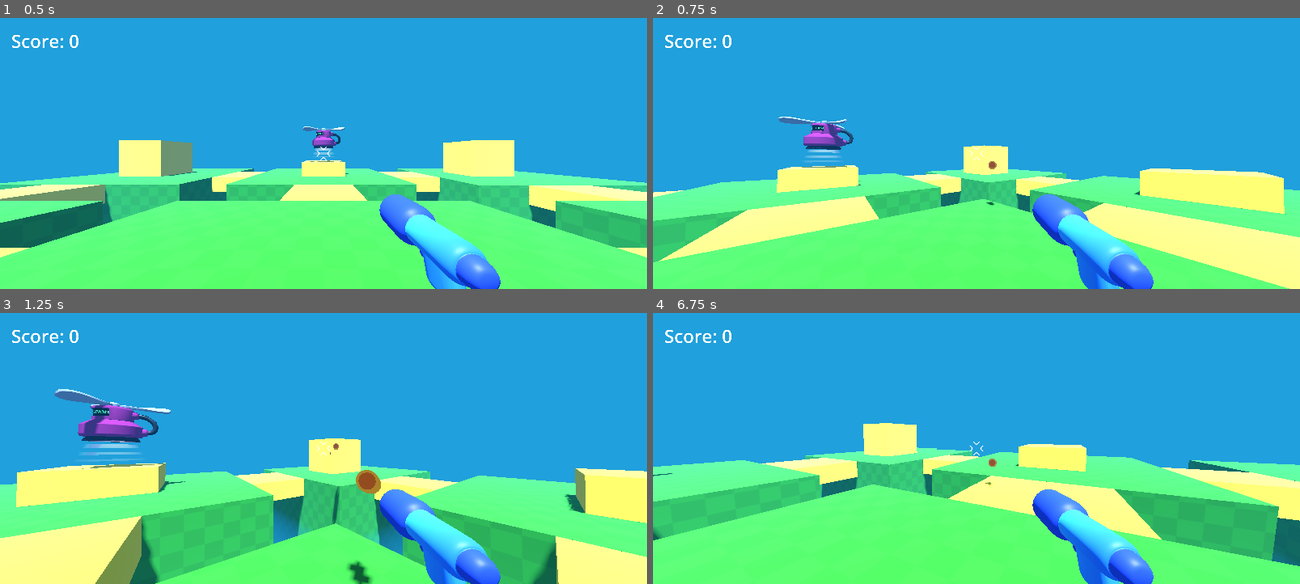
Above: before the commit, frames 1-4 (two rows, left to right).
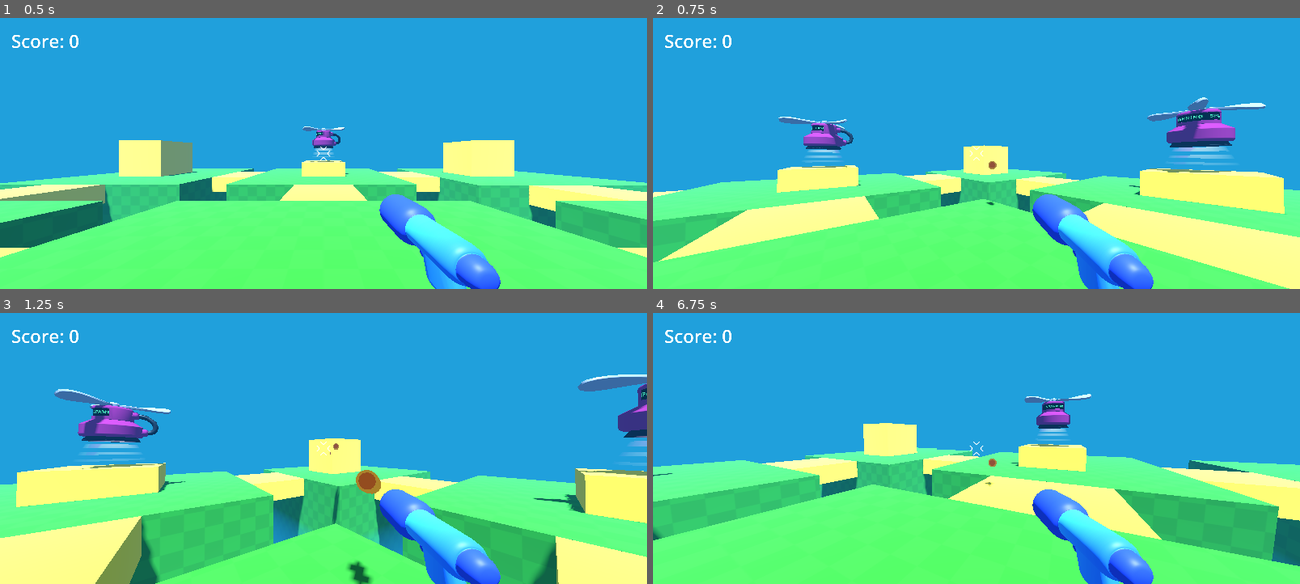
Above: after the commit, the same moments.

Repository: aloepker/first-practice-3d-game-project
Game: Godot game, scene res://game.tscn
Two runs of this game, one before a commit and one after it. Both use one fixed random seed, a clock stepped at 60 frames per second and the inputs below.
Inputs (mouse positions are in pixels of both pictures, inside the frame that each line leads up to):
- Up to frame 1 (0.5 s): no input
- Up to frame 2 (0.75 s): move the mouse to (1008, 153) at 0.52 s; hold W (move_forward) from 0.53 s (still down); hold Right mouse button (shoot) from 0.53 s (still down)
- Up to frame 3 (1.25 s): keep holding W (move_forward); keep holding Right mouse button (shoot); tap Space (jump) at 0.77 s
- Up to frame 4 (6.75 s): move the mouse to (944, 448) at 1.27 s; release Right mouse button (shoot) at 1.28 s; right-click (944, 448) at 1.35 s; tap Space (jump) at 1.52, 3.02, 3.77, 4.52, 6.02 s; move the mouse to (989, 443) at 2.02 s; hold Right mouse button (shoot) 2.03-2.78 s; move the mouse to (970, 453) at 2.77 s; right-click (970, 453) at 2.85 s; move the mouse to (1021, 451) at 3.52 s; hold Right mouse button (shoot) 3.53-4.28 s; move the mouse to (924, 445) at 4.27 s; right-click (924, 445) at 4.35 s; move the mouse to (982, 448) at 5.02 s; hold Right mouse button (shoot) 5.03-5.78 s; move the mouse to (950, 443) at 5.77 s; release W (move_forward) at 5.78 s; hold D (move_right) 5.78-6.53 s; right-click (950, 443) at 5.85 s; move the mouse to (1008, 448) at 6.52 s; hold W (move_forward) from 6.53 s (still down); hold Right mouse button (shoot) from 6.53 s (still down)

Frame 1 is identical in both runs. In frame 2, 2.0% of the frame differs, in the area x 73-95%, y 29-63%; in frame 3, 1.3%; in frame 4, 0.7%.

Commit message:
added multiple spawners to the game level. verified that the game only resets when the kill count gets somewhere above 4 and not when the enemies on screen reaches a certain number. Still trying to figure that out, maybe it is an issue with this loaded instance or will rsolve upon exporting the game. (also still need to correct the score accumulation timing)

Diff:
--- a/game.gd
+++ b/game.gd
@@ -26,6 +26,6 @@
 
 
 #code to "kill" the player when they fall off the edge
-func _on_kill_plane_body_entered(body: Node3D) -> void:
+func _on_kill_plane_body_entered(_body: Node3D) -> void:
 	#customize by adding a red death screen and a timer before the reload current scene call
 	get_tree().reload_current_scene.call_deferred()
--- a/game.tscn
+++ b/game.tscn
@@ -37,6 +37,12 @@
 [node name="MobSpawner3D" parent="." unique_id=597234274 instance=ExtResource("5_7jktm")]
 transform = Transform3D(1, 0, 0, 0, 1, 0, 0, 0, 1, 0, 1, -13)
 
+[node name="MobSpawner3D2" parent="." unique_id=1482307585 instance=ExtResource("5_7jktm")]
+transform = Transform3D(1, 0, 0, 0, 1, 0, 0, 0, 1, 12, 1, 0)
+
+[node name="MobSpawner3D3" parent="." unique_id=2085379727 instance=ExtResource("5_7jktm")]
+transform = Transform3D(1, 0, 0, 0, 1, 0, 0, 0, 1, -13, 1, 0)
+
 [node name="Label" type="Label" parent="." unique_id=1665379559]
 unique_name_in_owner = true
 offset_left = 60.0
@@ -229,3 +235,5 @@
 
 [connection signal="body_entered" from="KillPlane" to="." method="_on_kill_plane_body_entered"]
 [connection signal="mob_spawned" from="MobSpawner3D" to="." method="_on_mob_spawner_3d_mob_spawned"]
+[connection signal="mob_spawned" from="MobSpawner3D2" to="." method="_on_mob_spawner_3d_mob_spawned"]
+[connection signal="mob_spawned" from="MobSpawner3D3" to="." method="_on_mob_spawner_3d_mob_spawned"]
--- a/mob/mob.gd
+++ b/mob/mob.gd
@@ -16,7 +16,7 @@
 
 
 #sets physics for the node for each frame
-func _physics_process(delta):
+func _physics_process(_delta):
 	var direction = global_position.direction_to(player.global_position)
 	direction.y = 0.0
 	linear_velocity = direction * speed
